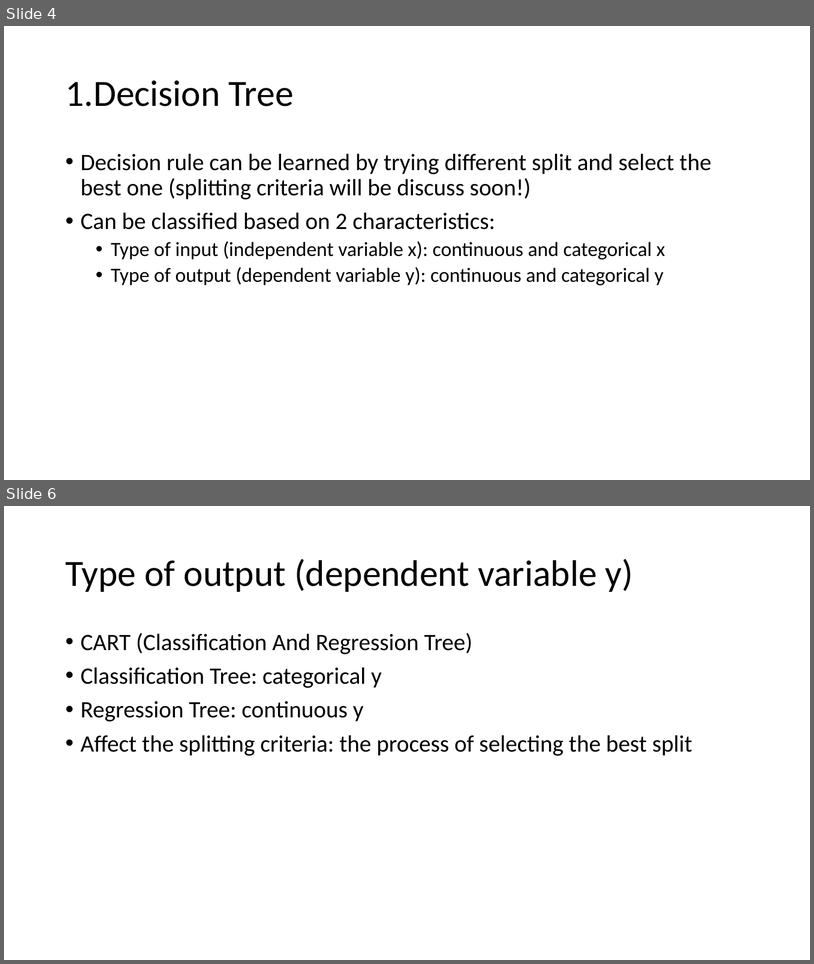
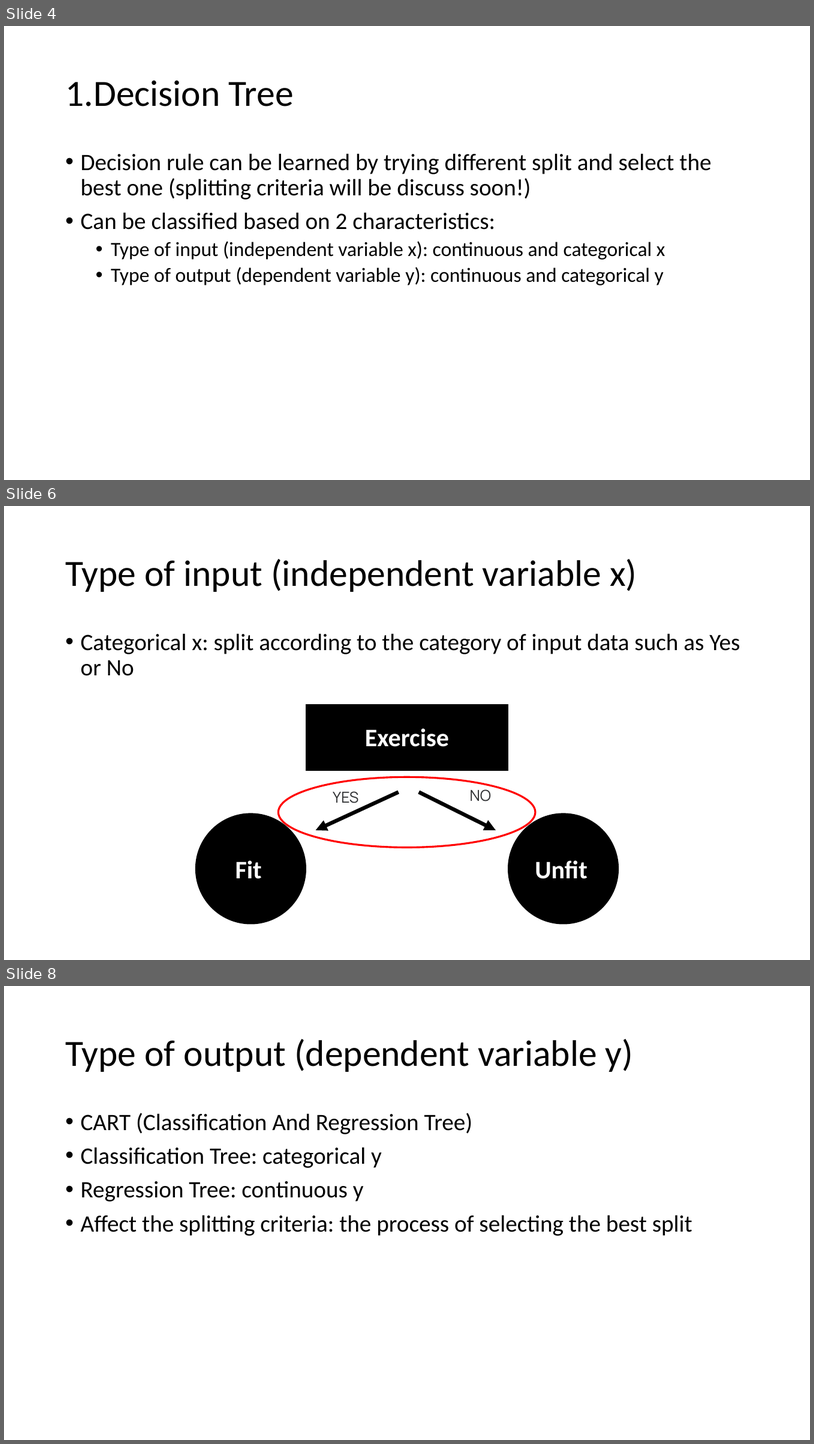
Before and after one commit to gucino/Machine-Learning, a slide deck: Decision_tree_and_Random_forest.pptx. Shown one above the other, each under a label of ours: slides 4 and 6 before the commit, slides 4, 6 and 8 after it; the slides between them are not shown. The pictures are 814x964 and 814x1444 pixels, drawn with LibreOffice and Linux fonts; fonts in the diff are those of the drawing. Boxes give left, top, right and bottom in pixels: in the first picture for what was removed or moved away, otherwise in the second. Text is boxed around its words. In the diff, an @@ line names an element or a change of style, - is before the commit and + after.

```diff
--- a/Decision_tree_and_Random_forest.pptx
+++ b/Decision_tree_and_Random_forest.pptx
@@ slide 6 added at bbox=[4, 506, 810, 960], background #000000 @@
@@ title added at bbox=[65, 559, 637, 592], 44 pt, text #FFFFFF @@
+Type of input (independent variable x)
@@ text added at bbox=[81, 633, 740, 676], 28 pt, text #FFFFFF @@
+• Categorical x: split according to the category of input data such as Yes or No
@@ ellipse added at bbox=[279, 777, 536, 847], outline #FF0000 2.25 pt @@
@@ group added at bbox=[196, 705, 618, 924]: 5 texts, 2 ellipses, 2 arrows, 1 rectangle @@
+Exercise
+Unfit
+Fit
+YES
+NO
@@ what was slide 6 is now slide 8 @@
```
Also in this commit, not shown: 1 slide changed, 1 other slide added.
